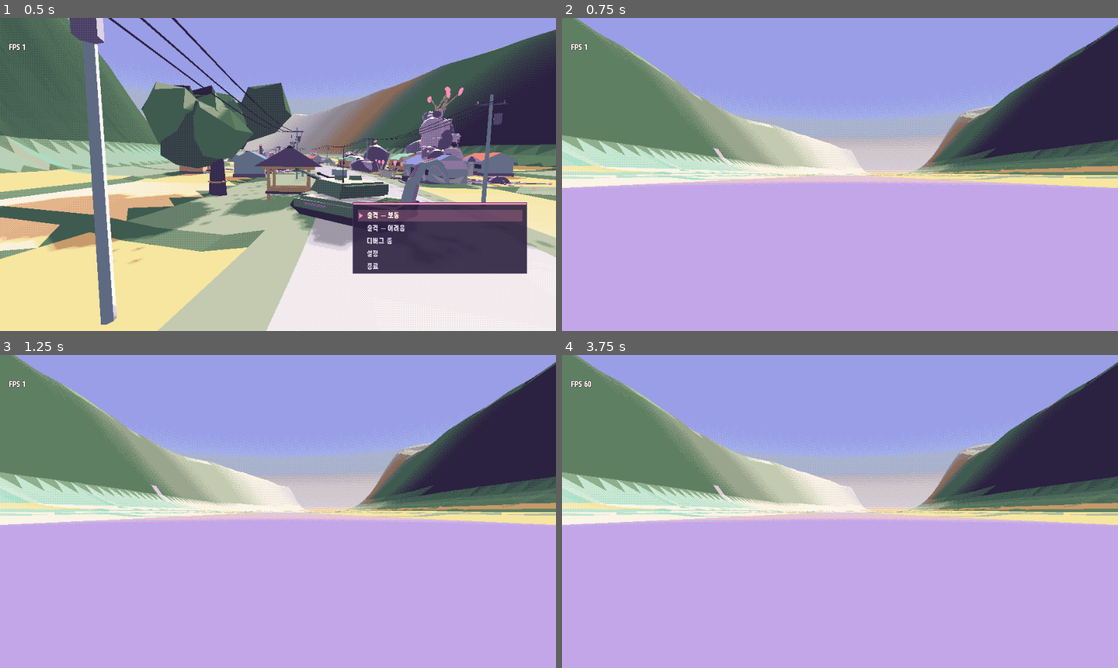
Above: before the commit, frames 1-4 (two rows, left to right).
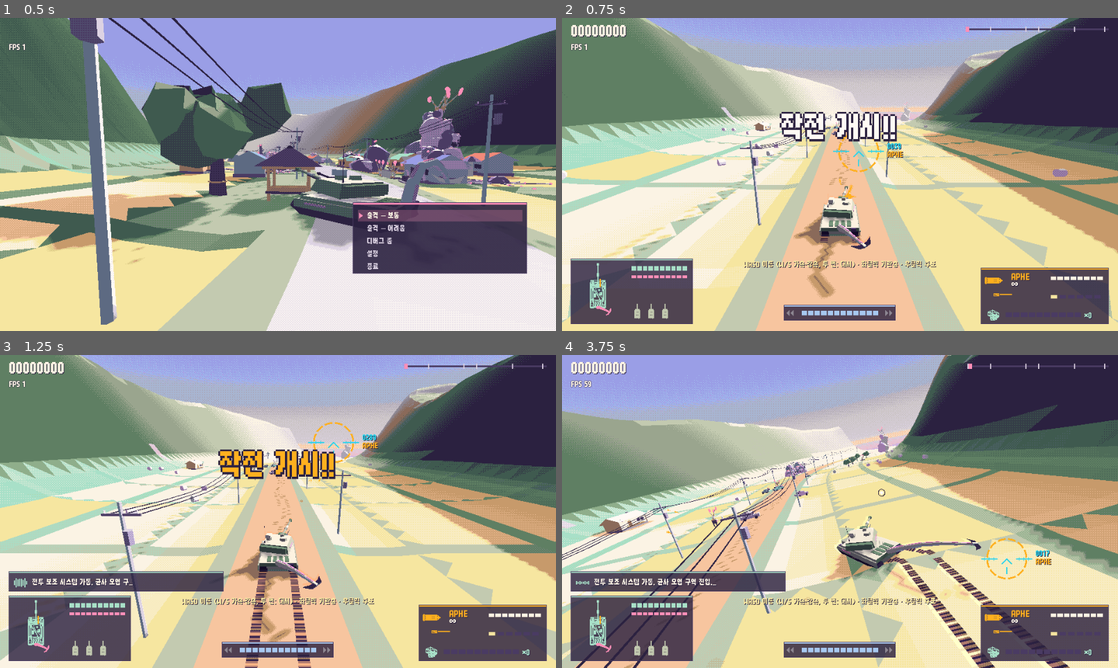
Above: after the commit, the same moments.

Repository: scarf005/orca-class
Game: Godot game, scene res://scenes/main.tscn
Two runs of this game, one before a commit and one after it. Both use one fixed random seed, a clock stepped at 60 frames per second and the inputs below.
Inputs (mouse positions are in pixels of both pictures, inside the frame that each line leads up to):
- Up to frame 1 (0.5 s): no input
- Up to frame 2 (0.75 s): tap Enter (ui_accept) at 0.5 s; drag from (840, 174) to (895, 105) at 0.52 s
- Up to frame 3 (1.25 s): no input
- Up to frame 4 (3.75 s): drag from (728, 527) to (812, 574) at 1.27 s; move the mouse to (895, 442) at 2.02 s; hold D (move_right) 2.03-2.75 s; hold E 2.03-2.75 s; drag from (812, 574) to (673, 464) at 2.77 s; move the mouse to (1006, 558) at 3.52 s; hold A (move_left) from 3.53 s (still down); hold Shift from 3.53 s (still down)

Frame 1 is identical in both runs. In frame 2, 83% of the frame differs, in the area x 0-100%, y 0-100%; in frame 3, 83%; in frame 4, 87%.
Error before the commit: Parse Error: Cannot find member "SHELL_RANGE" in base "Armament". (res://scripts/player/tank.gd:662)

Commit message:
feat: make the main gun hitscan
A shell sweeps its whole 420 m path the frame it is fired and lands at once;
a white-hot tracer flash and a trail of smoke mark its line.

Diff:
--- a/scripts/combat/projectile.gd
+++ b/scripts/combat/projectile.gd
@@ -73,6 +73,22 @@
 		if _trail_timer <= 0.0:
 			_trail_timer = 0.03
 			World.current.fx.spawn(Fx.Kind.GLOW, to, Vector3(randf_range(-0.3, 0.3), 0.6, randf_range(-0.3, 0.3)), 0.7, 0.35, trail, {"end_size": 1.1, "drag": 2.0, "fade": 0.2})
+
+
+## Hitscan: flies the whole path this frame in short sweeps, so the round lands the instant it is
+## fired. Returns where it stopped (impact point, or the end of its range).
+func resolve_now(max_range: float) -> Vector3:
+	var end := [global_position]
+	impacted.connect(func(_p: Projectile, point: Vector3, _t: Entity) -> void: end[0] = point)
+	var speed := maxf(velocity.length(), 1.0)
+	life = max_range / speed + 1.0
+	while not is_queued_for_deletion() and _traveled < max_range:
+		end[0] = global_position
+		step(6.0 / speed)
+	if not is_queued_for_deletion():
+		end[0] = global_position
+		queue_free()
+	return end[0]
 
 
 ## Returns true when the projectile stopped.
--- a/scripts/player/armament.gd
+++ b/scripts/player/armament.gd
@@ -22,7 +22,8 @@
 
 ## A real 100 mm gun: a three-second reload, and a shell that wrecks any ordinary vehicle outright.
 const RELOAD := 3.0
-const SHELL_SPEED := 190.0 ## Slow enough that the glowing shell reads in flight.
+const SHELL_SPEED := 1700.0 ## Main-gun rounds are hitscan; this only sets their lead (none, in effect).
+const SHELL_RANGE := 420.0
 const HEAT_RELOAD := 3.0
 const SHELL_DAMAGE := 1500.0
 
